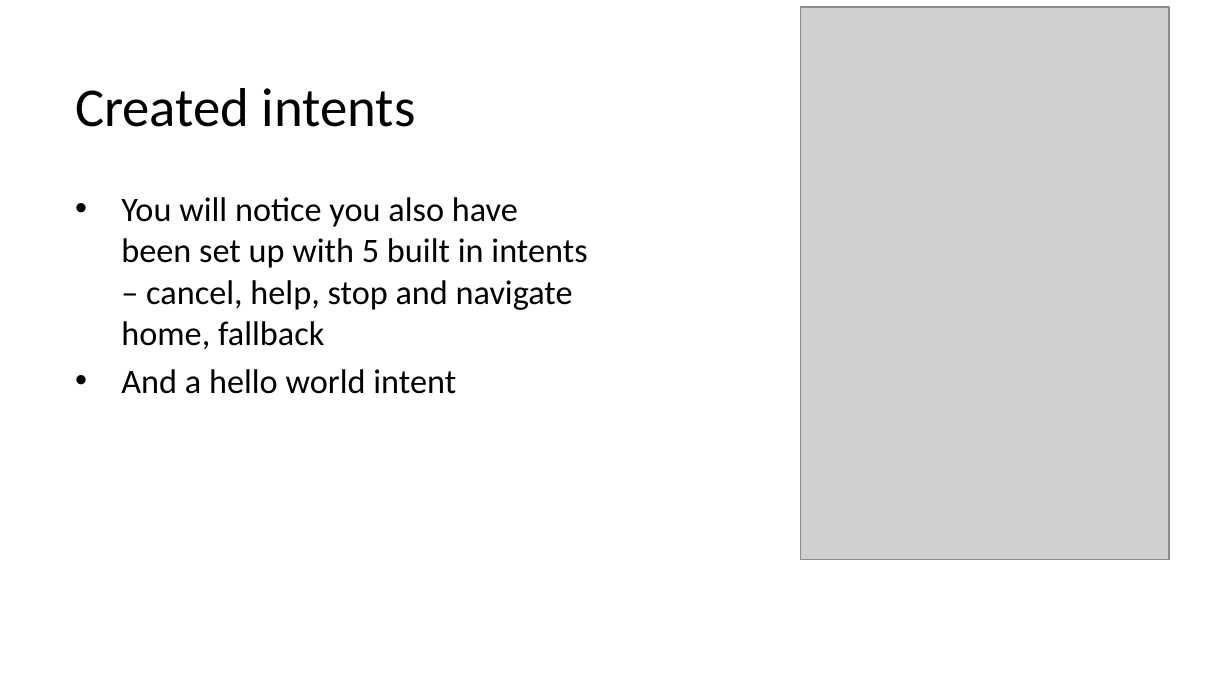
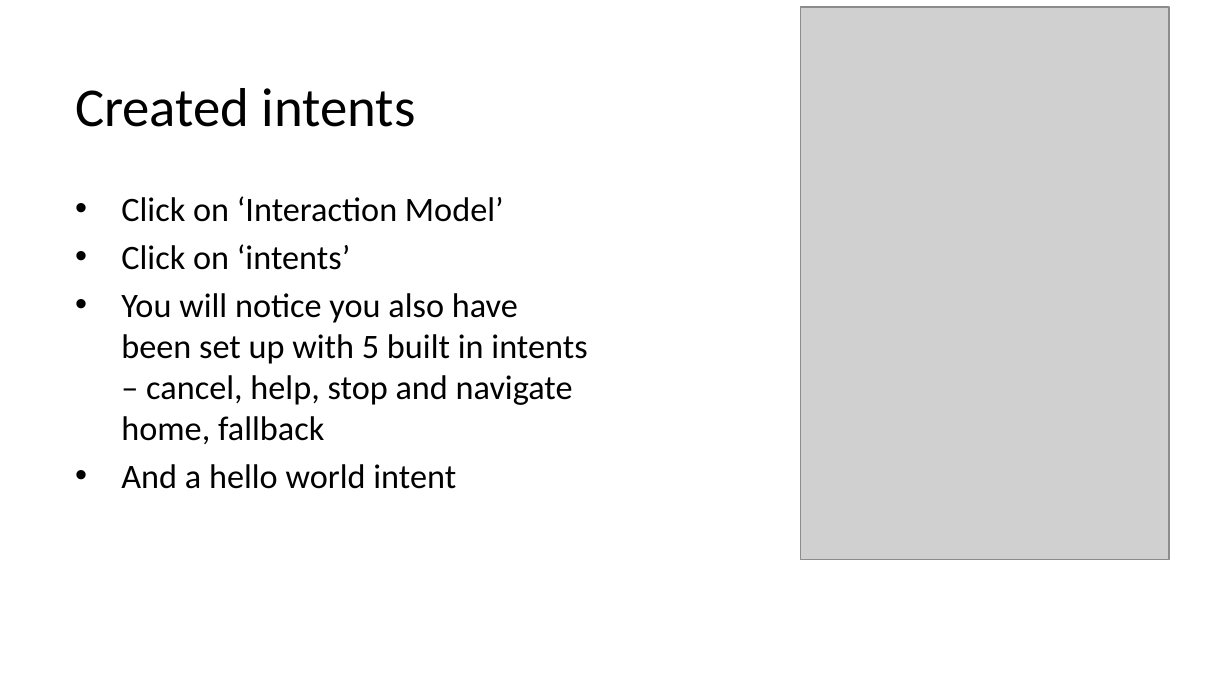
Before and after one commit to fi67/startPoint, a slide deck: slide 37 of rpsc2023.pptx. Drawn at 1232x693 pixels with LibreOffice and Linux fonts; fonts in the diff are those of the drawing; grey boxes stand for pictures; background and template pictures are left out. Boxes give left, top, right and bottom in pixels: in the first picture for what was removed or moved away, otherwise in the second. Text is boxed around its words. In the diff, an @@ line names an element or a change of style, - is before the commit and + after.

```diff
--- a/rpsc2023.pptx
+++ b/rpsc2023.pptx
@@ text at [121, 196, 504, 270]: paragraphs added @@
+• Click on ‘Interaction Model’
+• Click on ‘intents’
```
Also in this commit, not shown: 9 other slides changed, 1 slide added, 1 slide removed, 1 other file.
